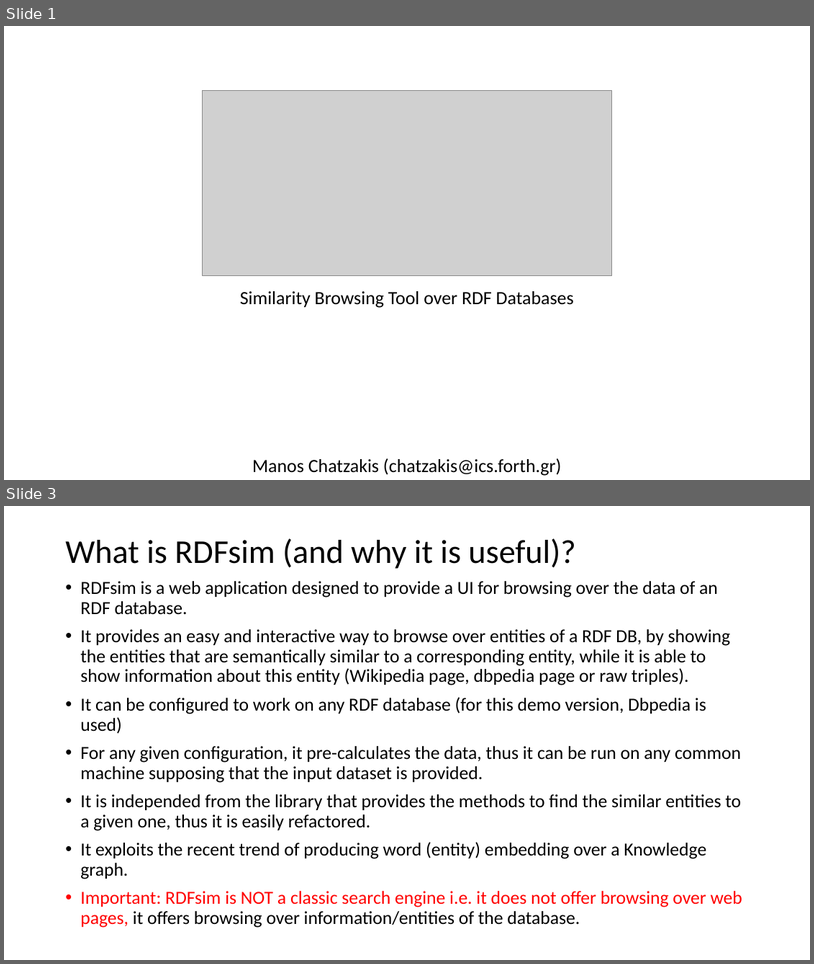
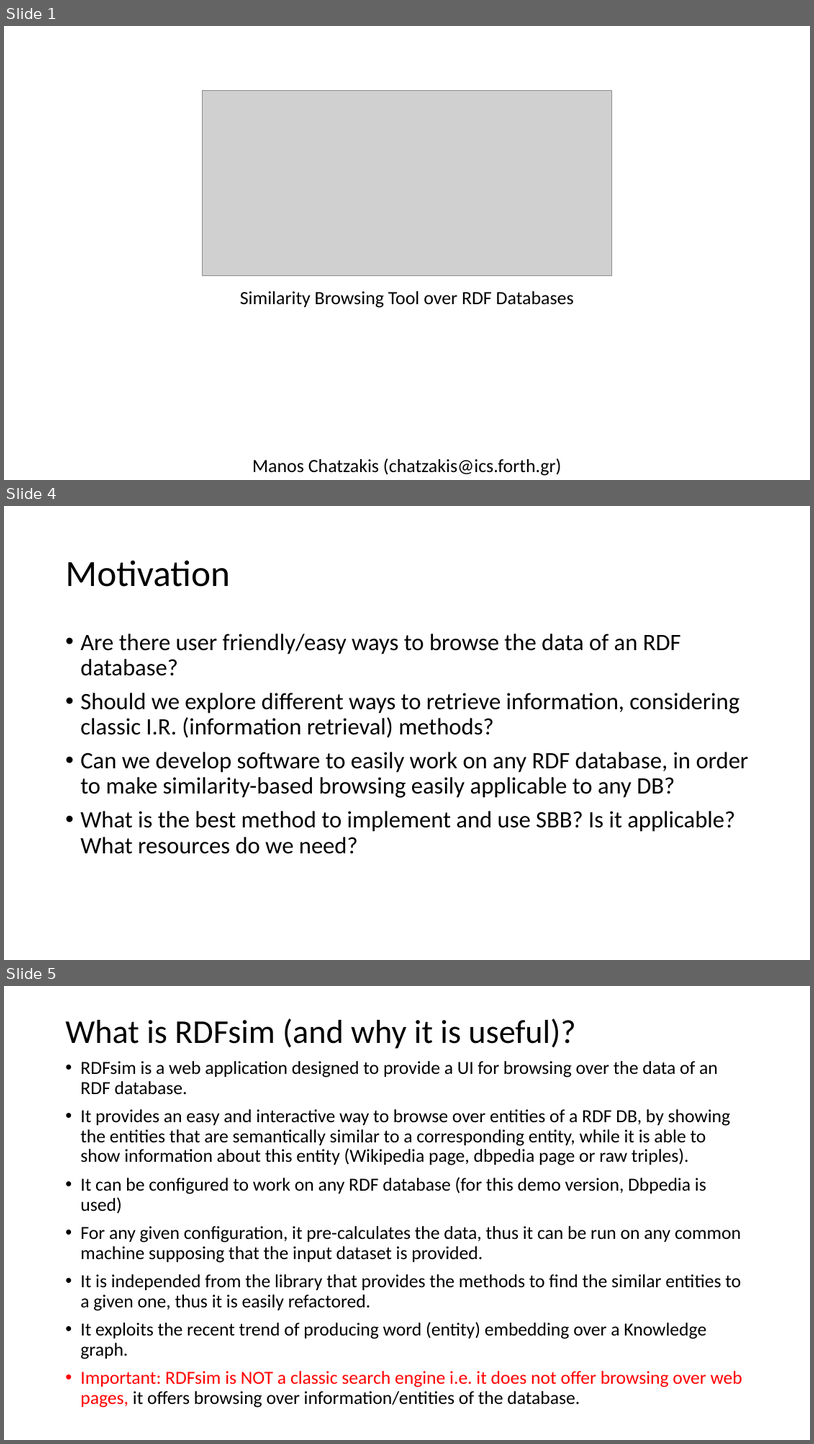
Before and after one commit to MChatzakis/RDFsim, a slide deck: RDFsim/presentation/RDFsim.pptx. Shown one above the other, each under a label of ours: slides 1 and 3 before the commit, slides 1, 4 and 5 after it; the slides between them are not shown. The pictures are 814x964 and 814x1444 pixels, drawn with LibreOffice and Linux fonts; fonts in the diff are those of the drawing; grey boxes stand for pictures. Boxes give left, top, right and bottom in pixels: in the first picture for what was removed or moved away, otherwise in the second. Text is boxed around its words. In the diff, an @@ line names an element or a change of style, - is before the commit and + after.

```diff
--- a/RDFsim/presentation/RDFsim.pptx
+++ b/RDFsim/presentation/RDFsim.pptx
@@ slide 4 added at (x1=4, y1=506, x2=810, y2=960), background #FFFFFF @@
@@ title added at (x1=65, y1=560, x2=230, y2=587), 44 pt, text #000000 @@
+Motivation
@@ text added at (x1=80, y1=633, x2=749, y2=854), 28 pt, text #000000 @@
+• Are there user friendly/easy ways to browse the data of an RDF database?
+• Should we explore different ways to retrieve information, considering classic I.R. (information retrieval) methods?
+• Can we develop software to easily work on any RDF database, in order to make similarity-based browsing easily applicable to any DB?
+• What is the best method to implement and use SBB? Is it applicable? What resources do we need?
@@ what was slide 3 is now slide 5 @@
```
Also in this commit, not shown: 2 slides changed, 1 other slide added, 1 other file.
